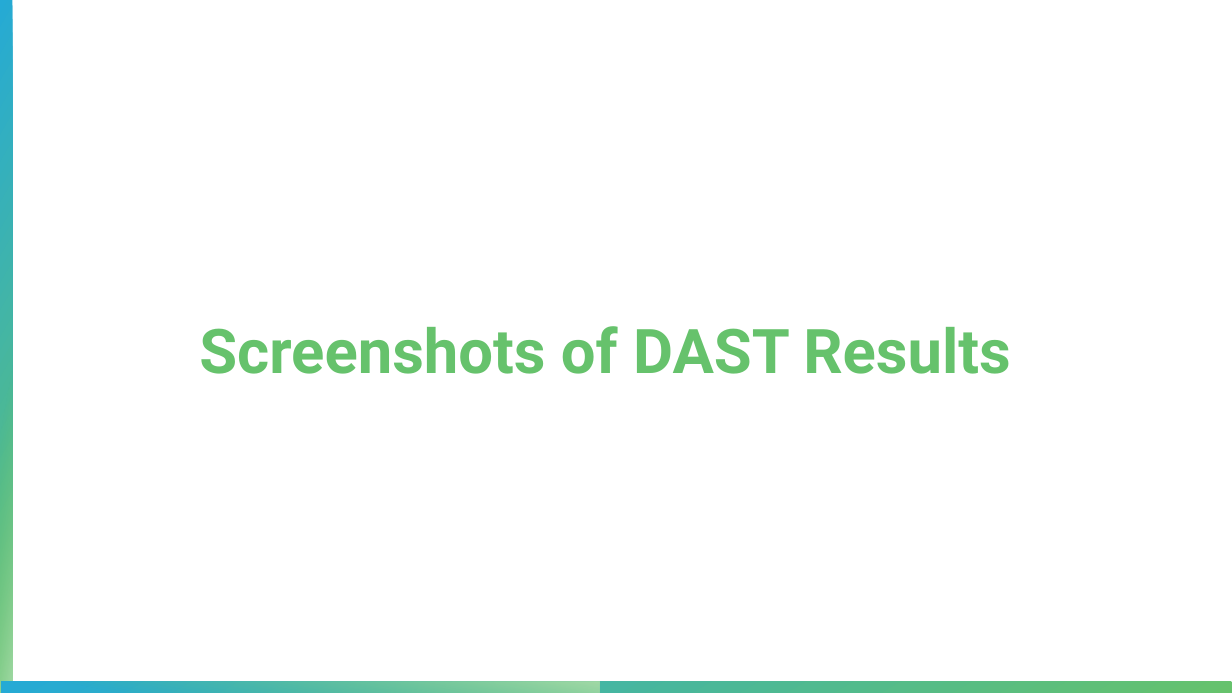
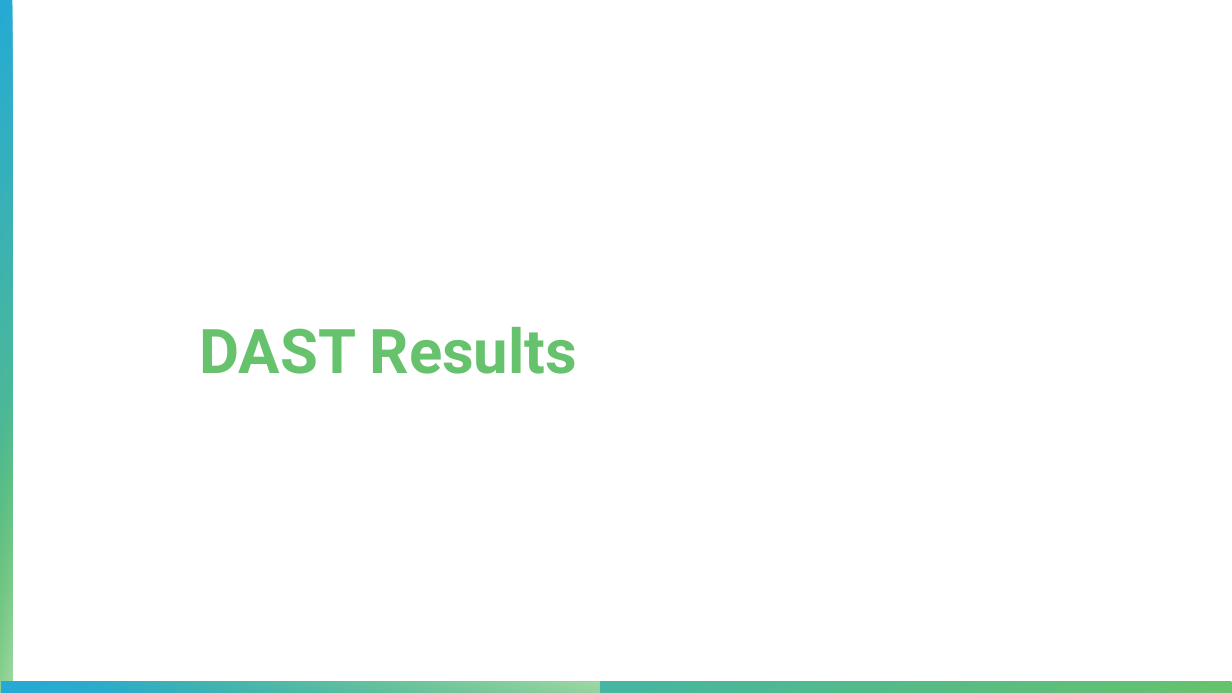
Before and after one commit to PaullyDK/DevSecOpsProjOne, a slide deck: slide 4 of Presentation/proj1.pptx. Drawn at 1232x693 pixels with LibreOffice and Linux fonts; fonts in the diff are those of the drawing. Boxes give left, top, right and bottom in pixels: in the first picture for what was removed or moved away, otherwise in the second. Text is boxed around its words. In the diff, an @@ line names an element or a change of style, - is before the commit and + after.

```diff
--- a/Presentation/proj1.pptx
+++ b/Presentation/proj1.pptx
@@ text at (199, 327, 577, 374): text changed @@
-Screenshots of DAST Results
+DAST Results
```
Also in this commit, not shown: 4 other slides changed, 3 slides removed.
